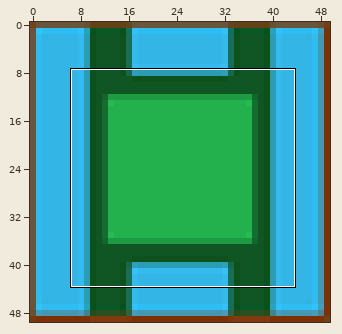
One commit to this pixel-art sprite: app/src/main/res/drawable-hdpi/filled_occupied_space.png. The first picture is a wide view before the edit; the outline marks the close-up.
Close-up. The starting point:
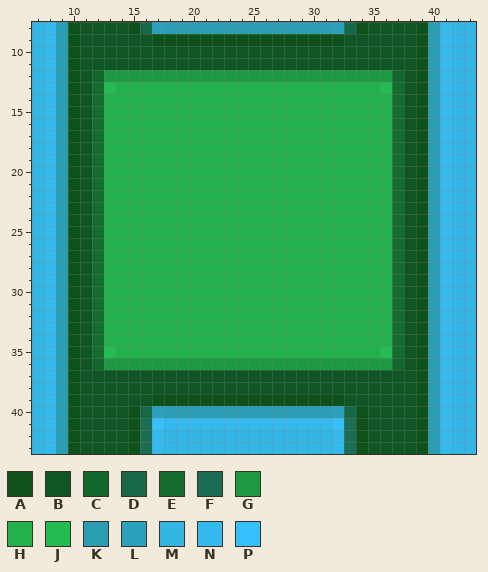
The file is 50x50 pixels. Pixels under 10% opacity are left out. Colours within 5 levels of each other are drawn and written as one. Shown: x 7..43, y 8..43.
Palette (. is transparent): A #0e511a  B #105625  C #13672d  D #176849  E #146d2f  F #196e55  G #1e9a42  H #22b14c  J #24bb50  K #2a9db5  L #2ca1bd  M #33b5e5  N #35baf0  P #37c0fb
Once edited:
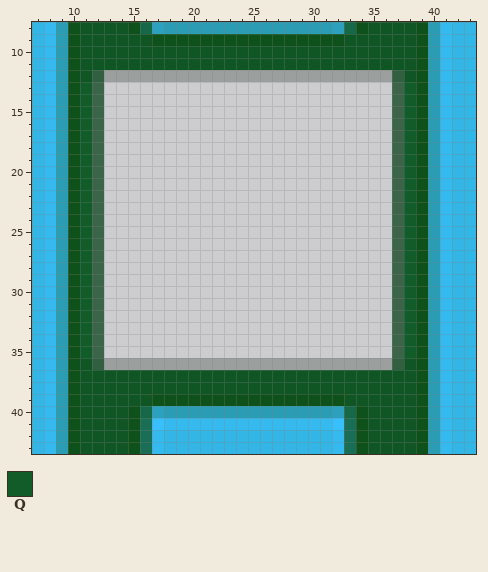
Colours new in this view: Q #115c29
The edit:
colour C: #13672d -> #0d461ecf
colour E: #146d2f -> #0c411cbf
colour G: #1e9a42 -> #04150940
y 13: x 11 B -> Q; x 13..36 JHHHHHHHHHHHHHHHHHHHHHHJ -> ........................; x 38 B -> Q
y 14..34: x 11 B -> Q; x 13..36 HHHHHHHHHHHHHHHHHHHHHHHH -> ........................; x 38 B -> Q
y 35: x 11 B -> Q; x 13..36 JHHHHHHHHHHHHHHHHHHHHHHJ -> ........................; x 38 B -> Q
Where, in picture pixels (left, top, right, bottom), the same in both close-ups:
changed: (80, 70, 416, 370)
